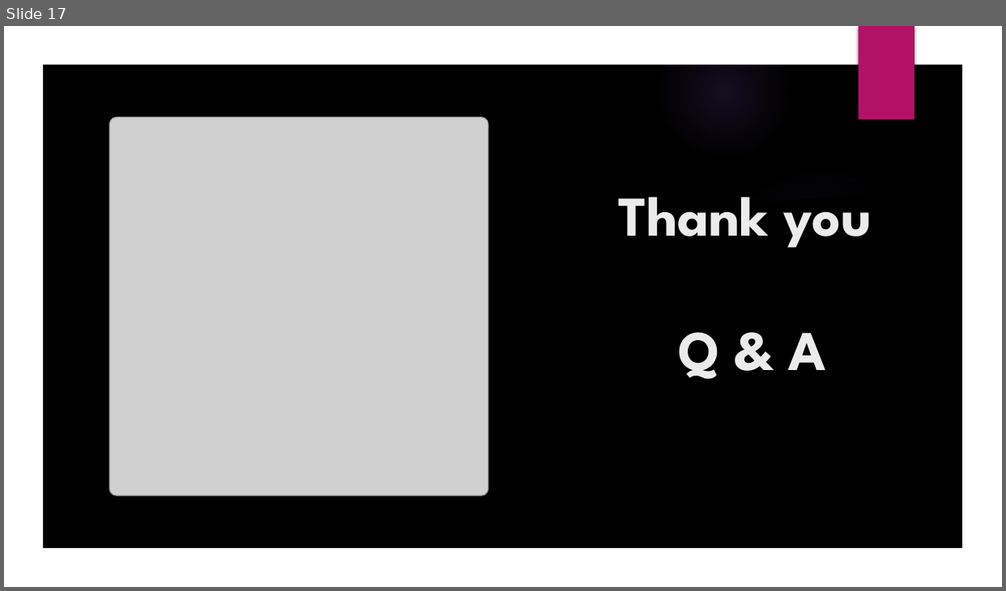
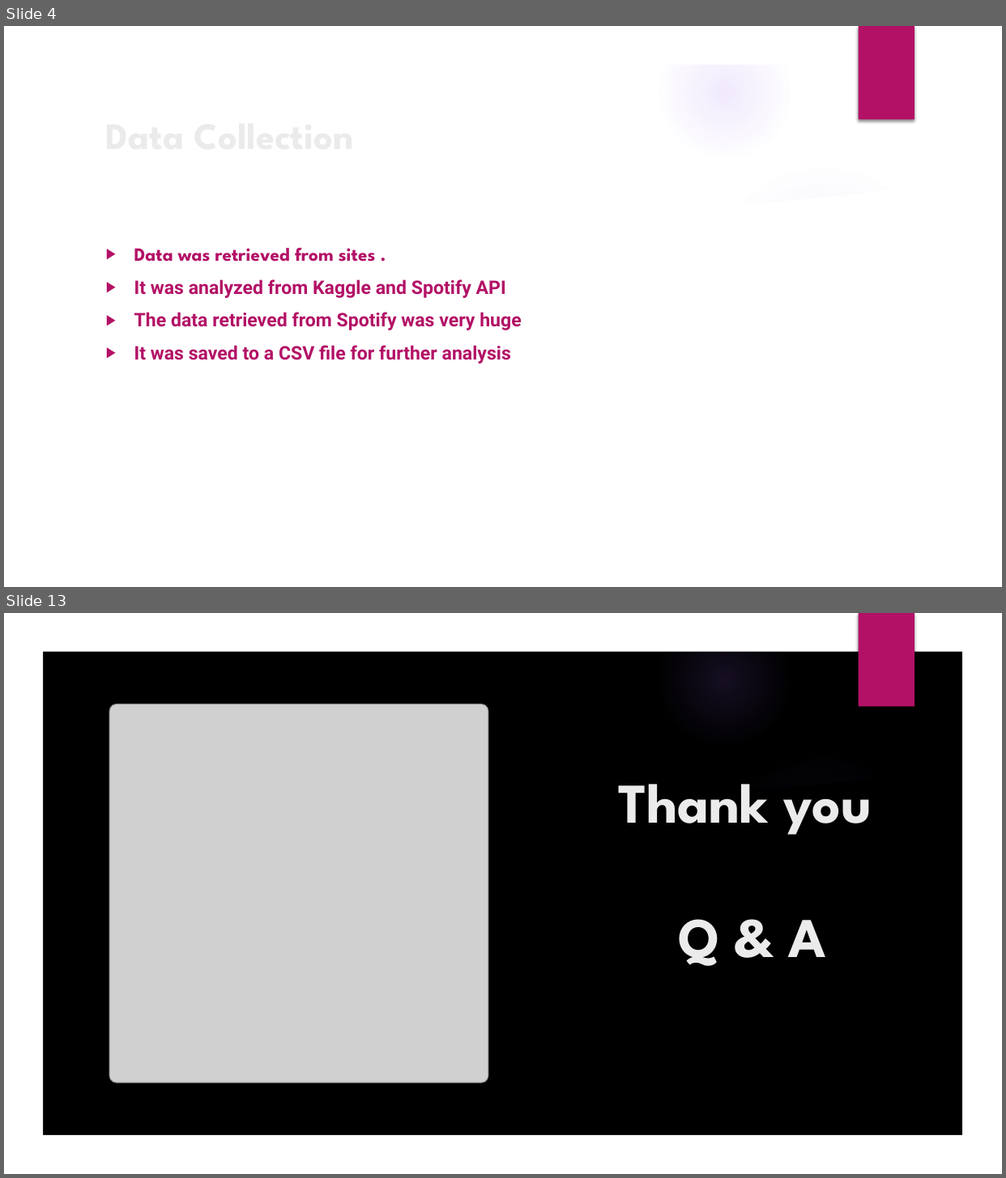
Before and after one commit to The-Music-Notes/Music_Data, a slide deck: Music Notes 2024.pptx. Shown one above the other, each under a label of ours: slide 17 before the commit, slides 4 and 13 after it; the slides between them are not shown. The pictures are 1006x591 and 1006x1178 pixels, drawn with LibreOffice and Linux fonts; fonts in the diff are those of the drawing; grey boxes stand for pictures; background and template pictures are left out. Boxes give left, top, right and bottom in pixels: in the first picture for what was removed or moved away, otherwise in the second. Text is boxed around its words. In the diff, an @@ line names an element or a change of style, - is before the commit and + after.

```diff
--- a/Music Notes 2024.pptx
+++ b/Music Notes 2024.pptx
@@ slide 4 added at [4, 26, 1002, 587], background picture (left out); not listed: 5 template elements that a slide beside it also shows @@
@@ freeform shape added at [4, 26, 1002, 587], fill #FFFFFF @@
@@ rectangle added at [859, 26, 914, 120], fill #B31166 @@
@@ title added at [98, 105, 816, 163], 36 pt, text #EBEBEB, bold @@
+Data Collection
@@ freeform shape added at [698, 151, 971, 233], fill #FFFFFF at 20% opacity @@
@@ freeform shape added at [41, 179, 965, 550], fill #FFFFFF @@
@@ text added at [134, 248, 522, 364], 18 pt, text #B31166, bold @@
+▶ Data was retrieved from sites .
+▶ It was analyzed from Kaggle and Spotify API
+▶ The data retrieved from Spotify was very huge
+▶ It was saved to a CSV file for further analysis
@@ what was slide 17 is now slide 13 @@
```
Also in this commit, not shown: 8 slides changed, 2 other slides added, 7 slides removed, 4 other files.
